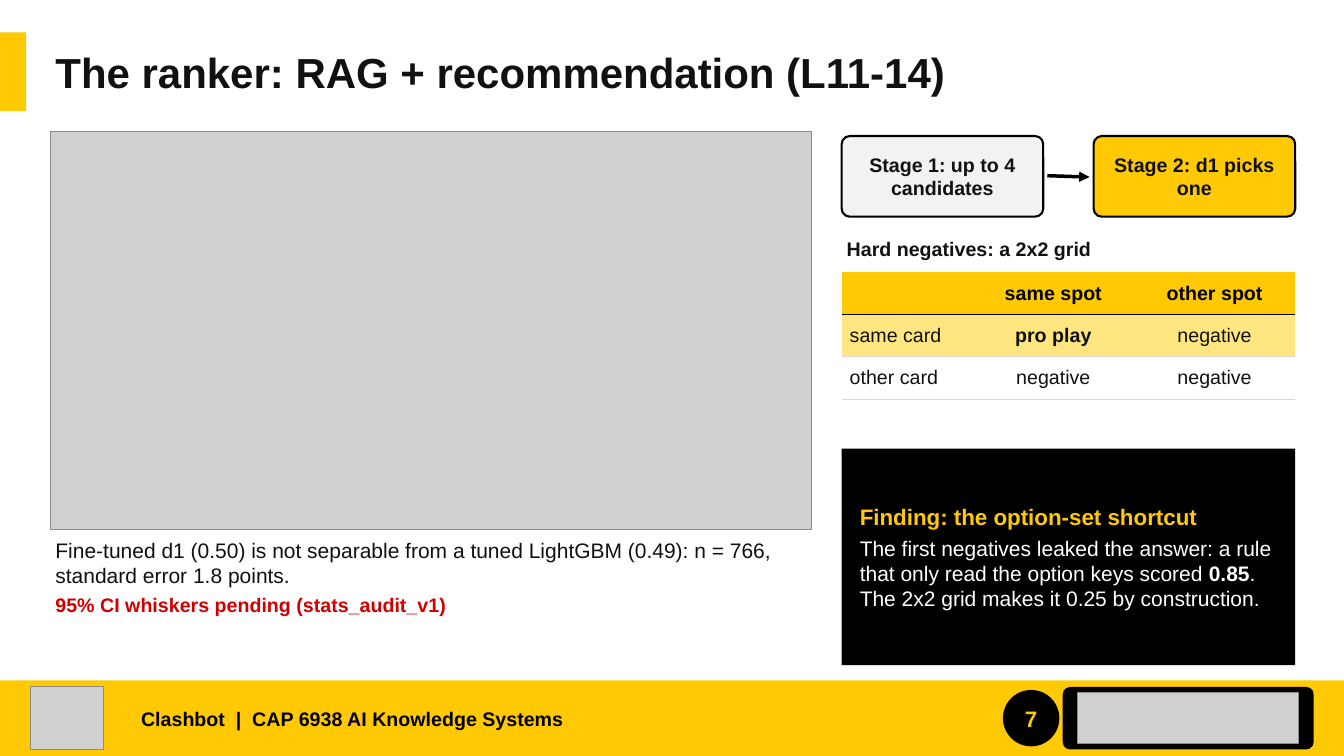
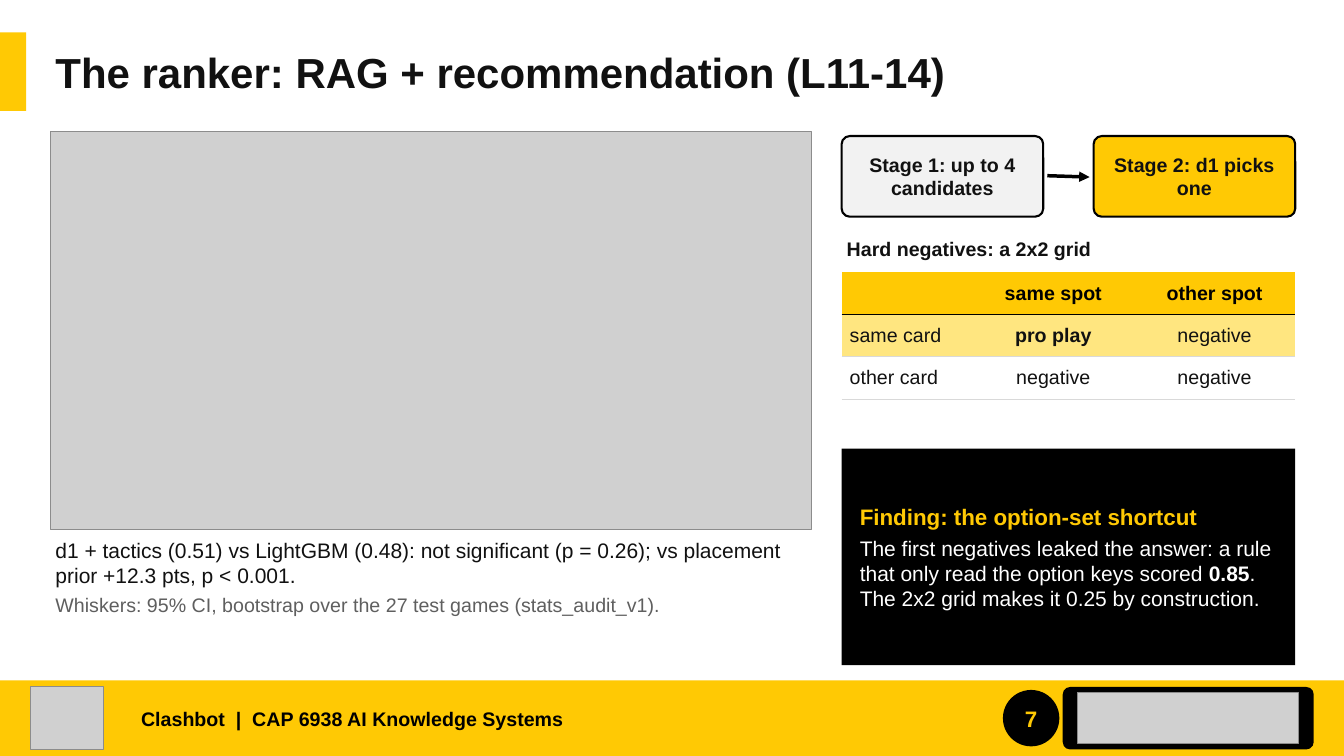
Before and after one commit to JylerTackson/clashBot, a slide deck: slide 7 of docs/report/slides/clashbot_showcase.pptx. Drawn at 1344x756 pixels with LibreOffice and Linux fonts; fonts in the diff are those of the drawing; grey boxes stand for pictures. Boxes give left, top, right and bottom in pixels: in the first picture for what was removed or moved away, otherwise in the second. Text is boxed around its words. In the diff, an @@ line names an element or a change of style, - is before the commit and + after.

```diff
--- a/docs/report/slides/clashbot_showcase.pptx
+++ b/docs/report/slides/clashbot_showcase.pptx
@@ text at [55,542,781,616]: text changed @@
-Fine-tuned d1 (0.50) is not separable from a tuned LightGBM (0.49): n = 766, standard error 1.8 points.
-95% CI whiskers pending (stats_audit_v1)
+d1 + tactics (0.51) vs LightGBM (0.48): not significant (p = 0.26); vs placement prior +12.3 pts, p < 0.001.
+Whiskers: 95% CI, bootstrap over the 27 test games (stats_audit_v1).
```
Also in this commit, not shown: 6 other slides changed, 6 other files.
